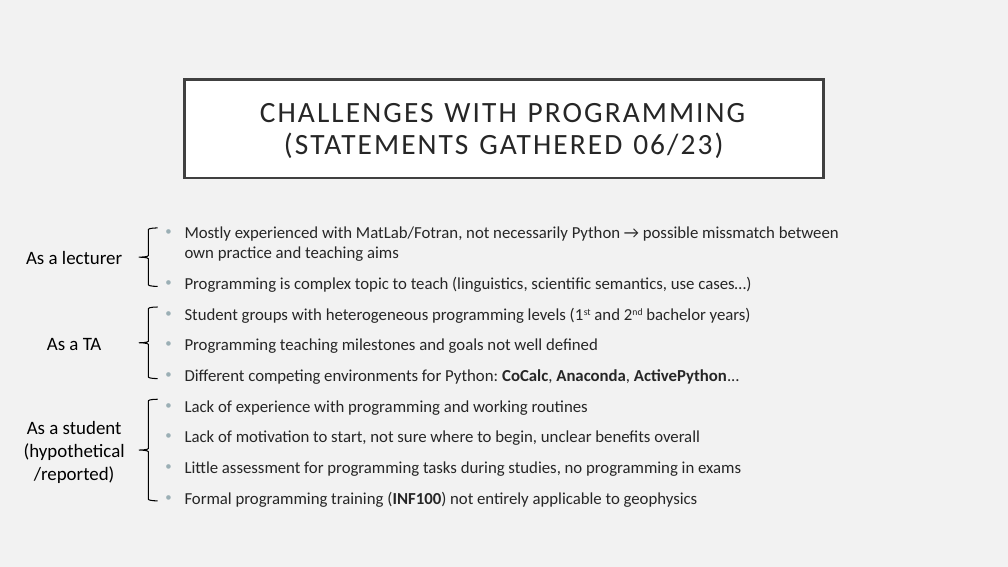
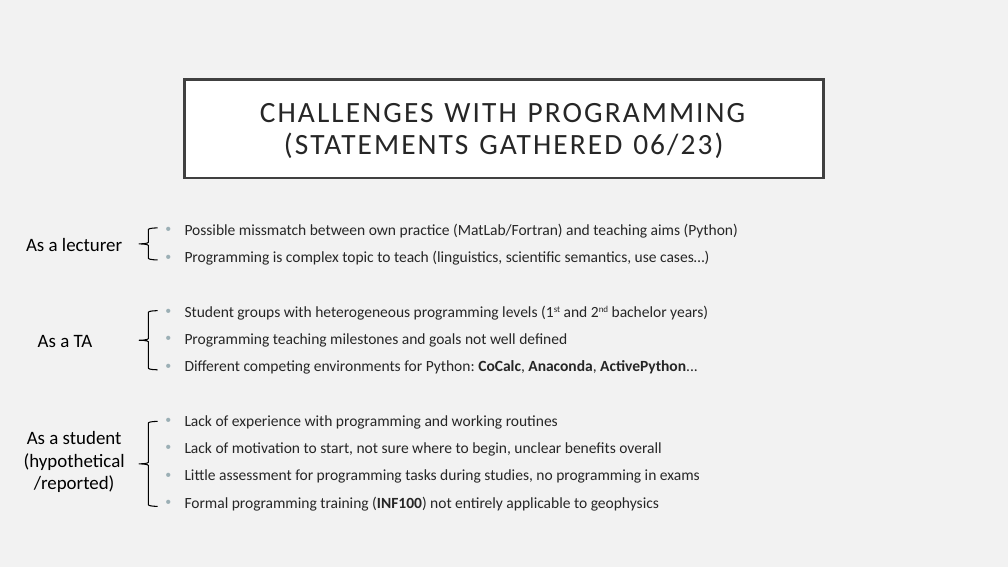
Before and after one commit to julienweihs/GEOF, a slide deck: slide 3 of Presentations/GitVSC_Edinburgh2306.pptx. Drawn at 1008x567 pixels with LibreOffice and Linux fonts; fonts in the diff are those of the drawing. Boxes give left, top, right and bottom in pixels: in the first picture for what was removed or moved away, otherwise in the second. Text is boxed around its words. In the diff, an @@ line names an element or a change of style, - is before the commit and + after.

```diff
--- a/Presentations/GitVSC_Edinburgh2306.pptx
+++ b/Presentations/GitVSC_Edinburgh2306.pptx
@@ text "As a lecturer": place and size @@
-text "As a lecturer" at [26,251,122,264]
+text "As a lecturer" at [26,238,122,251]
@@ left brace: place and size @@
-left brace at [139,228,158,287]
+left brace at [139,228,158,260]
@@ text at [185,224,738,238]: text changed; size 16 to 14.8 pt @@
-  • Mostly experienced with MatLab/Fotran, not necessarily Python → possible missmatch between own practice and teaching aims
+  • Possible missmatch between own practice (MatLab/Fortran) and teaching aims (Python)
@@ text at [185,251,709,511]: size 16 to 14.8 pt in "Programming is complex topic to teach (linguistics, ...", "Student groups with heterogeneous programming levels (1st ...", "Programming teaching milestones and goals not well ...", "Different competing environments for Python: CoCalc, Anacond ..." and 4 more places; line spacing 1 to 0.9 @@
@@ text "As a TA": place and size @@
-text "As a TA" at [47,338,102,350]
+text "As a TA" at [38,335,93,347]
@@ left brace: place and size @@
-left brace at [139,307,158,379]
+left brace at [139,311,158,370]
@@ text "As a student": place and size @@
-text "As a student" at [24,421,125,483]
+text "As a student" at [24,431,125,492]
@@ left brace: place and size @@
-left brace at [139,399,158,501]
+left brace at [139,421,158,506]
```
Also in this commit, not shown: 4 other slides changed, 2 other files.
